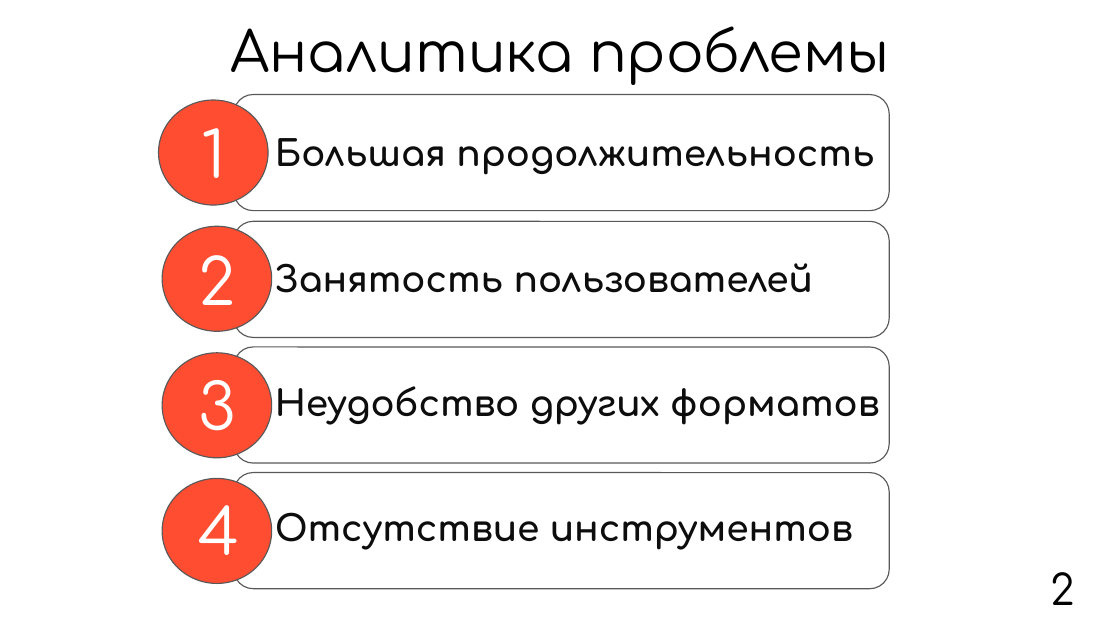
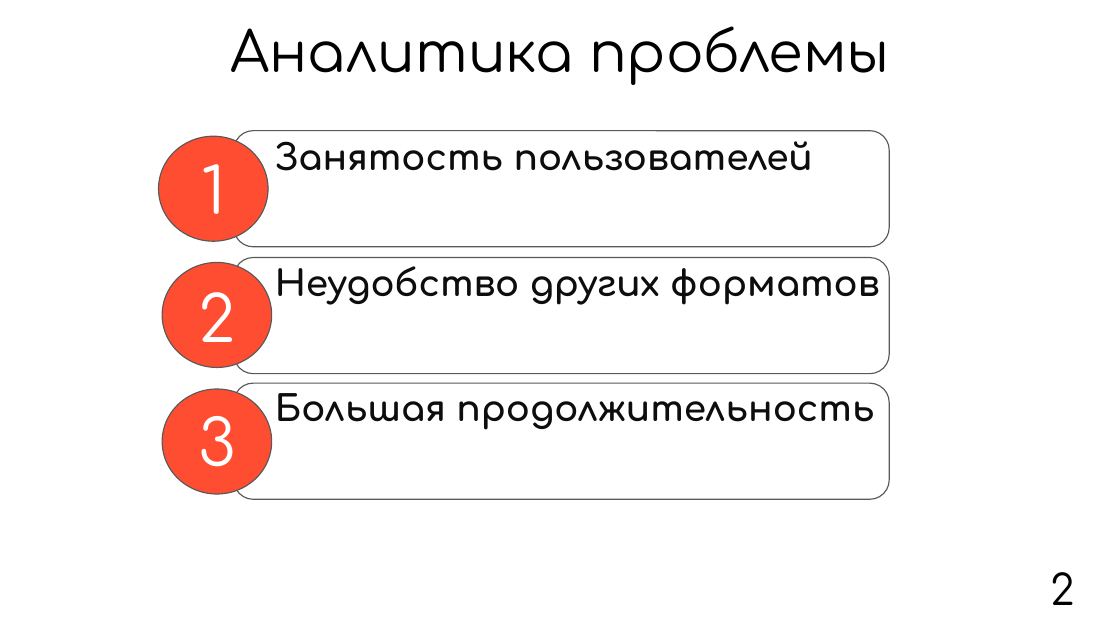
Before and after one commit to SazonovAlexander/9.1-TikTalk, a slide deck: slide 2 of presentation/presentation product/Презентация TikTalk.pptx. Drawn at 1120x630 pixels with LibreOffice and Linux fonts; fonts in the diff are those of the drawing. Boxes give left, top, right and bottom in pixels: in the first picture for what was removed or moved away, otherwise in the second. Text is boxed around its words. In the diff, an @@ line names an element or a change of style, - is before the commit and + after.

```diff
--- a/presentation/presentation product/Презентация TikTalk.pptx
+++ b/presentation/presentation product/Презентация TikTalk.pptx
@@ 3 texts, 3 ellipses, 3 rounded rectangles: place and size @@
-3 texts, 3 ellipses, 3 rounded rectangles at [159, 94, 889, 464]
+3 texts, 3 ellipses, 3 rounded rectangles at [159, 131, 889, 500]
@@ text added at [275, 130, 813, 171], 23 pt, text #0D0D0D, bold @@
+Занятость пользователей
@@ text at [275, 257, 879, 305]: text changed @@
-Занятость пользователей
+Неудобство других форматов
@@ text "Большая продолжительность" rewrapped from [275, 138, 874, 175] to [275, 382, 874, 430] @@
@@ text removed at [275, 386, 879, 425] @@
-Неудобство других форматов
@@ ellipse removed at [162, 478, 272, 584] @@
@@ rounded rectangle removed at [234, 473, 889, 589] @@
@@ text removed at [199, 505, 240, 555] @@
-4
@@ text removed at [275, 512, 853, 550] @@
-Отсутствие инструментов
```
Also in this commit, not shown: 6 other slides changed, 3 other files.
